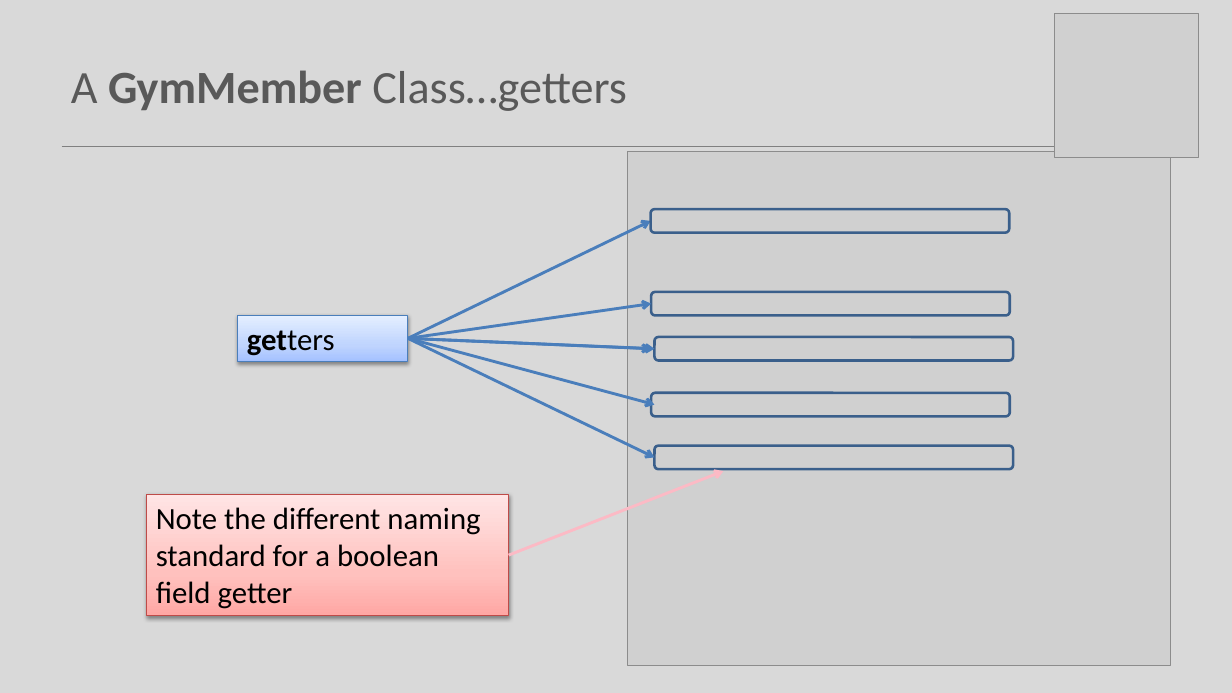
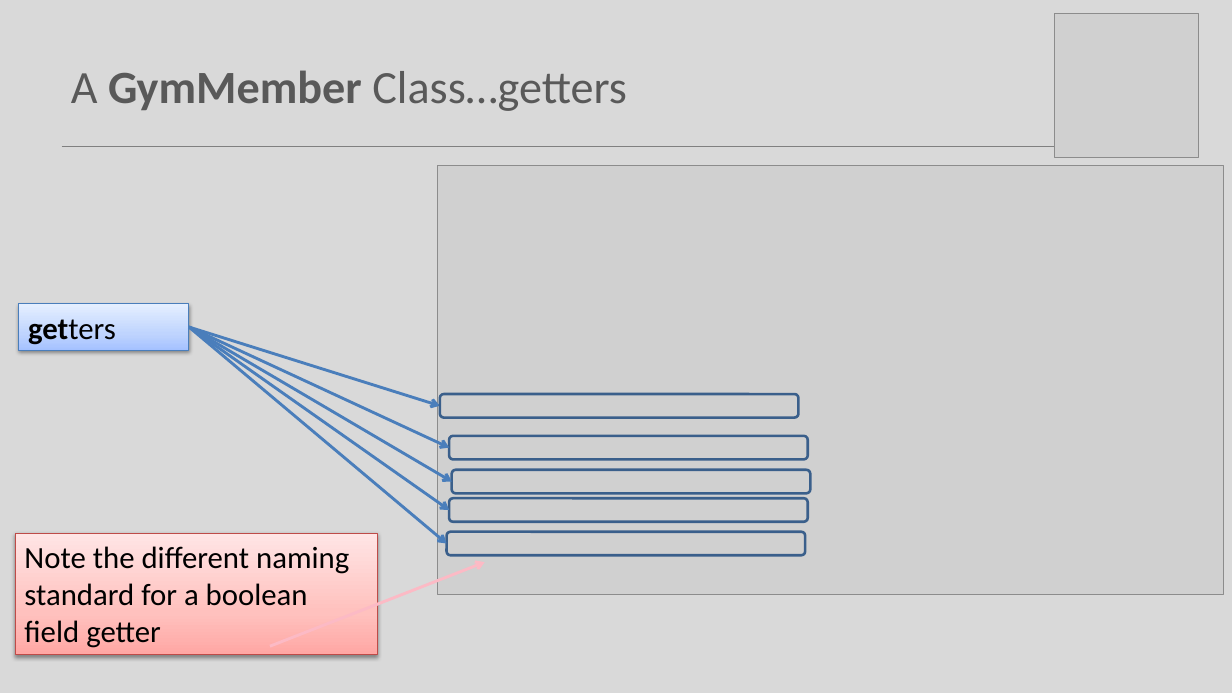
Before and after one commit to Programming-Fundamentals-SETU/prog-fund-1-sept-25, a slide deck: slide 13 of topic08-arrays-of-objects/unit-1/talk-2-gym-app/oo-gym-v1.pptx (slide 17 before the commit). Drawn at 1232x693 pixels with LibreOffice and Linux fonts; fonts in the diff are those of the drawing; grey boxes stand for pictures. Boxes give left, top, right and bottom in pixels: in the first picture for what was removed or moved away, otherwise in the second. Text is boxed around its words. In the diff, an @@ line names an element or a change of style, - is before the commit and + after.

```diff
--- a/topic08-arrays-of-objects/unit-1/talk-2-gym-app/oo-gym-v1.pptx
+++ b/topic08-arrays-of-objects/unit-1/talk-2-gym-app/oo-gym-v1.pptx
@@ picture: place and size @@
-picture at bbox=[628, 152, 1171, 665]
+picture at bbox=[438, 165, 1224, 594]
@@ rectangle "getters": place and size @@
-rectangle "getters" at bbox=[238, 315, 408, 361]
+rectangle "getters" at bbox=[18, 304, 189, 350]
@@ arrow moved from (408, 338) - (654, 457) to (189, 327) - (446, 543) @@
@@ arrow moved from (408, 338) - (651, 221) to (189, 327) - (440, 406) @@
@@ arrow moved from (408, 338) - (654, 405) to (189, 327) - (449, 510) @@
@@ arrow moved from (408, 338) - (652, 304) to (189, 327) - (449, 447) @@
@@ arrow moved from (408, 338) - (654, 348) to (189, 327) - (452, 482) @@
@@ arrow removed from (408, 338) to (652, 348) @@
@@ rounded rectangle: place and size @@
-rounded rectangle at bbox=[651, 209, 1009, 232]
+rounded rectangle at bbox=[440, 394, 799, 417]
@@ rounded rectangle: place and size @@
-rounded rectangle at bbox=[652, 292, 1010, 315]
+rounded rectangle at bbox=[449, 436, 808, 459]
@@ rounded rectangle: place and size @@
-rounded rectangle at bbox=[654, 337, 1013, 360]
+rounded rectangle at bbox=[452, 470, 811, 493]
@@ rounded rectangle: place and size @@
-rounded rectangle at bbox=[652, 393, 1010, 416]
+rounded rectangle at bbox=[449, 498, 808, 521]
@@ rectangle "Note the different naming standard ...": place and size @@
-rectangle "Note the different naming standard ..." at bbox=[147, 494, 509, 616]
+rectangle "Note the different naming standard ..." at bbox=[16, 533, 378, 654]
@@ rounded rectangle: place and size @@
-rounded rectangle at bbox=[654, 445, 1013, 469]
+rounded rectangle at bbox=[446, 531, 805, 555]
@@ arrow moved from (508, 555) - (724, 471) to (270, 646) - (485, 562) @@
```
Also in this commit, not shown: 14 other slides changed, 4 slides removed, 10 other files.
